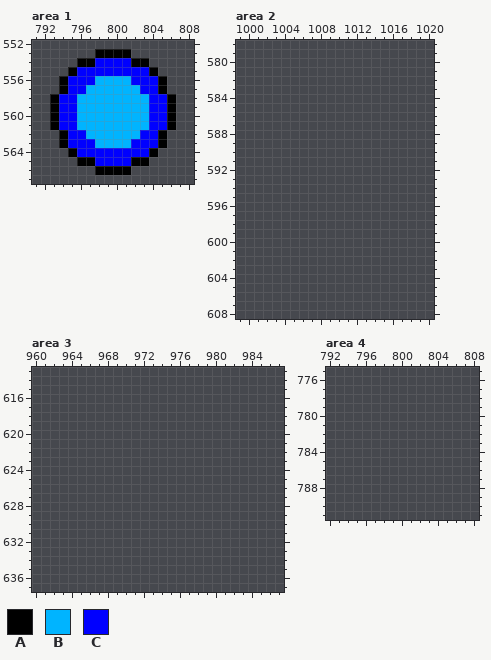
Two versions of one pixel-art file, Assets/Art/Tilesets/Tilesets 64/MasterTileset64.aseprite. Above is the file before it was changed.
1024x1024 pixels, 1 frame. Colours within 5 levels of each other are drawn and written as one. Shown: area 1: x 791..808, y 552..567; area 2: x 999..1020, y 578..608; area 3: x 960..987, y 613..637; area 4: x 792..808, y 775..791. The commit also changed other parts of the picture, which this record leaves out.
Palette (. is transparent): A #000000  B #00b4ff  C #0000ff
Pixels before, area 1, first column x 793:
553 .....AAAA.....
554 ...AACCCCAA...
555 ..ACCCCCCCCA..
556 .ACCCBBBBCCCA.
557 .ACCBBBBBBCCA.
558 ACCBBBBBBBBCCA
559 ACCBBBBBBBBCCA
560 ACCBBBBBBBBCCA
561 ACCBBBBBBBBCCA
562 .ACCBBBBBBCCA.
563 .ACCCBBBBCCCA.
564 ..ACCCCCCCCA..
565 ...AACCCCAA...
566 .....AAAA.....
New version:
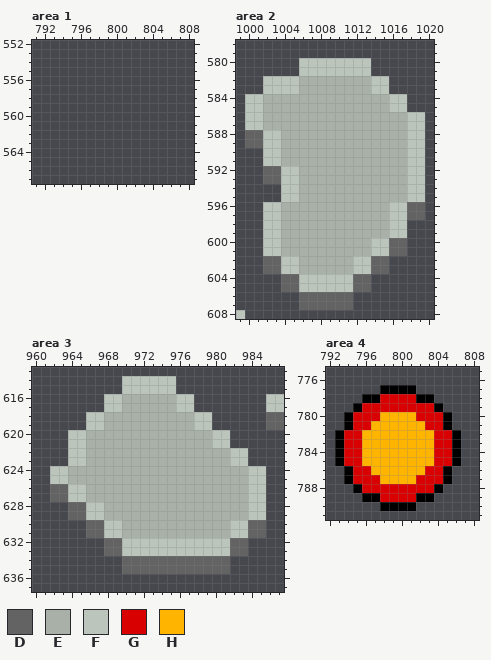
Colours new in this view: D #626362  E #a8b0a8  F #bbc5bb  G #d80000  H #ffb400
Changes in this commit:
Changed rows in their new state; - is an unchanged pixel.
Area 1, layer "Tiles":
first column x 793:
553 -----....-----
554 ---........---
555 --..........--
556 -............-
557 -............-
558 ..............
559 ..............
560 ..............
561 ..............
562 -............-
563 -............-
564 --..........--
565 ---........---
566 -----....-----
Area 2, layer "Tiles":
first column x 999:
580 -------FFFFFFFF------
581 -------FFFFFFFF------
582 ---FFFFEEEEEEEEFF----
583 ---FFFFEEEEEEEEFF----
584 -FFEEEEEEEEEEEEEEFF--
585 -FFEEEEEEEEEEEEEEFF--
586 -FFEEEEEEEEEEEEEEEEFF
587 -FFEEEEEEEEEEEEEEEEFF
588 -DDFFEEEEEEEEEEEEEEFF
589 -DDFFEEEEEEEEEEEEEEFF
590 ---FFEEEEEEEEEEEEEEFF
591 ---FFEEEEEEEEEEEEEEFF
592 ---DDFFEEEEEEEEEEEEFF
593 ---DDFFEEEEEEEEEEEEFF
594 -----FFEEEEEEEEEEEEFF
595 -----FFEEEEEEEEEEEEFF
596 ---FFEEEEEEEEEEEEFFDD
597 ---FFEEEEEEEEEEEEFFDD
598 ---FFEEEEEEEEEEEEFF--
599 ---FFEEEEEEEEEEEEFF--
600 ---FFEEEEEEEEEEFFDD--
601 ---FFEEEEEEEEEEFFDD--
602 ---DDFFEEEEEEFFDD----
603 ---DDFFEEEEEEFFDD----
604 -----DDFFFFFFDD------
605 -----DDFFFFFFDD------
606 -------DDDDDD--------
607 -------DDDDDD--------
608 F--------------------
Area 3, layer "Tiles":
first column x 962:
614 --------FFFFFF------------
615 --------FFFFFF------------
616 ------FFEEEEEEFF--------FF
617 ------FFEEEEEEFF--------FF
618 ----FFEEEEEEEEEEFF------DD
619 ----FFEEEEEEEEEEFF------DD
620 --FFEEEEEEEEEEEEEEFF------
621 --FFEEEEEEEEEEEEEEFF------
622 --FFEEEEEEEEEEEEEEEEFF----
623 --FFEEEEEEEEEEEEEEEEFF----
624 FFEEEEEEEEEEEEEEEEEEEEFF--
625 FFEEEEEEEEEEEEEEEEEEEEFF--
626 DDFFEEEEEEEEEEEEEEEEEEFF--
627 DDFFEEEEEEEEEEEEEEEEEEFF--
628 --DDFFEEEEEEEEEEEEEEEEFF--
629 --DDFFEEEEEEEEEEEEEEEEFF--
630 ----DDFFEEEEEEEEEEEEFFDD--
631 ----DDFFEEEEEEEEEEEEFFDD--
632 ------DDFFFFFFFFFFFFDD----
633 ------DDFFFFFFFFFFFFDD----
634 --------DDDDDDDDDDDD------
635 --------DDDDDDDDDDDD------
Area 4, layer "Tiles":
first column x 793:
777 -----AAAA-----
778 ---AAGGGGAA---
779 --AGGGGGGGGA--
780 -AGGGHHHHGGGA-
781 -AGGHHHHHHGGA-
782 AGGHHHHHHHHGGA
783 AGGHHHHHHHHGGA
784 AGGHHHHHHHHGGA
785 AGGHHHHHHHHGGA
786 -AGGHHHHHHGGA-
787 -AGGGHHHHGGGA-
788 --AGGGGGGGGA--
789 ---AAGGGGAA---
790 -----AAAA-----
Where, in picture pixels (left, top, right, bottom), the same in both pictures:
erased: (50, 49, 176, 175)
added: (236, 58, 425, 319)
added: (50, 376, 284, 574)
added: (335, 385, 461, 511)
